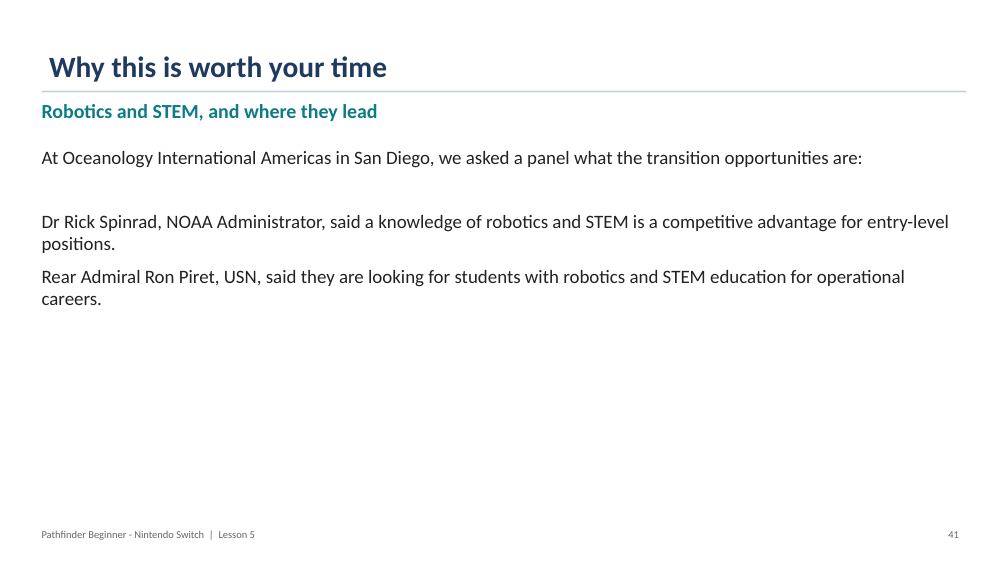
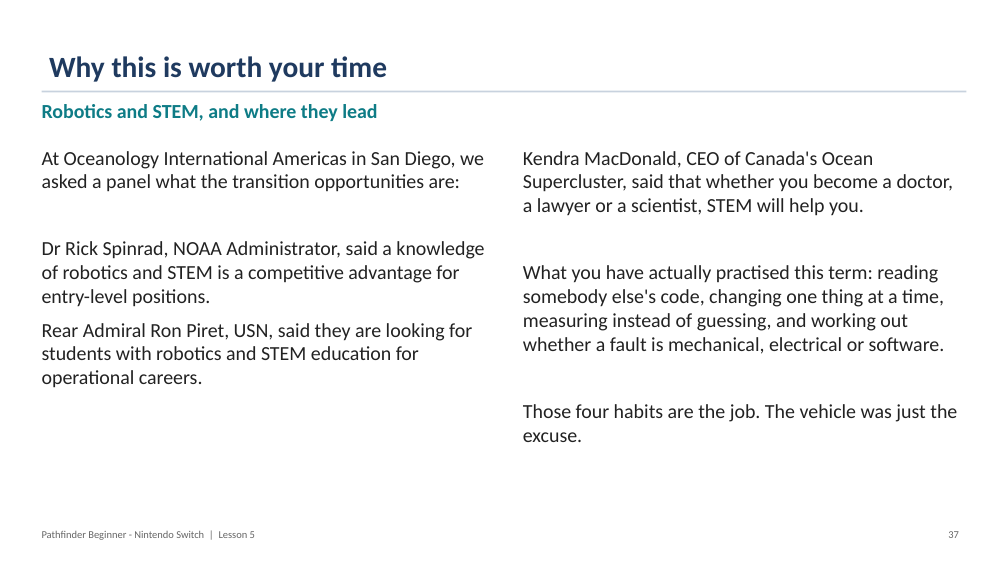
Before and after one commit to PorpoiseRobotics/porpoise-robotics, a slide deck: slide 38 of ground-vehicle/docs/courses/beginner-switch/l5_maneuvers_with_lights.pptx (slide 42 before the commit). Drawn at 1008x567 pixels with LibreOffice and Linux fonts; fonts in the diff are those of the drawing. Boxes give left, top, right and bottom in pixels: in the first picture for what was removed or moved away, otherwise in the second. Text is boxed around its words. In the diff, an @@ line names an element or a change of style, - is before the commit and + after.

```diff
--- a/ground-vehicle/docs/courses/beginner-switch/l5_maneuvers_with_lights.pptx
+++ b/ground-vehicle/docs/courses/beginner-switch/l5_maneuvers_with_lights.pptx
@@ text "At Oceanology International Americas in ..." at bbox=[42, 151, 484, 388]: size 18 to 19 pt @@
@@ text added at bbox=[523, 151, 957, 442], 19 pt, text #222222 @@
+Kendra MacDonald, CEO of Canada's Ocean Supercluster, said that whether you become a doctor, a lawyer or a scientist, STEM will help you.
+What you have actually practised this term: reading somebody else's code, changing one thing at a time, measuring instead of guessing, and working out whether a fault is mechanical, electrical or software.
+Those four habits are the job. The vehicle was just the excuse.
@@ text at bbox=[948, 531, 959, 538]: text changed @@
-41
+37
```
Also in this commit, not shown: 34 other slides changed, 5 slides removed, 15 other files.
